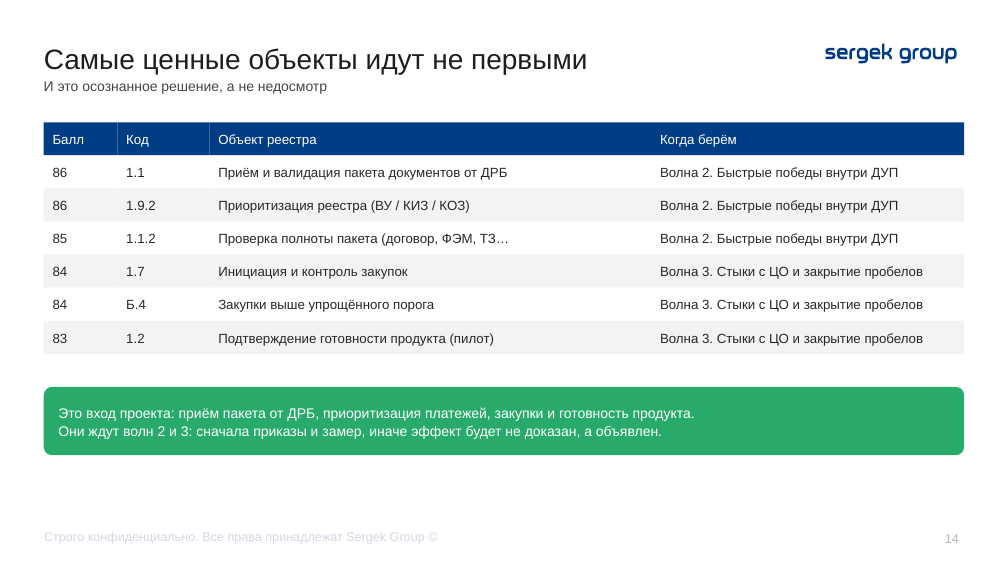
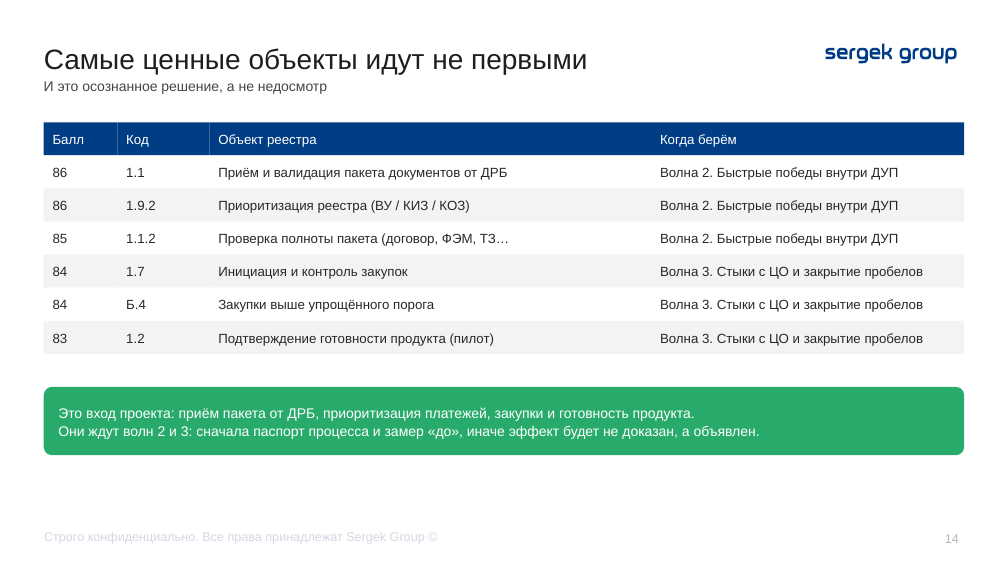
Before and after one commit to TemeshevProject/SG-DUP-Project, a slide deck: slide 14 of dup_project/02_Презентация/ДУП_Приоритеты_реинжиниринга_презентация.pptx. Drawn at 1008x567 pixels with LibreOffice and Linux fonts; fonts in the diff are those of the drawing. Boxes give left, top, right and bottom in pixels: in the first picture for what was removed or moved away, otherwise in the second. Text is boxed around its words. In the diff, an @@ line names an element or a change of style, - is before the commit and + after.

```diff
--- a/dup_project/02_Презентация/ДУП_Приоритеты_реинжиниринга_презентация.pptx
+++ b/dup_project/02_Презентация/ДУП_Приоритеты_реинжиниринга_презентация.pptx
@@ text in rounded rectangle at bbox=[58, 426, 760, 439]: text changed @@
-Они ждут волн 2 и 3: сначала приказы и замер, иначе эффект будет не доказан, а объявлен.
+Они ждут волн 2 и 3: сначала паспорт процесса и замер «до», иначе эффект будет не доказан, а объявлен.
```
Also in this commit, not shown: 9 other slides changed, 10 other files.
